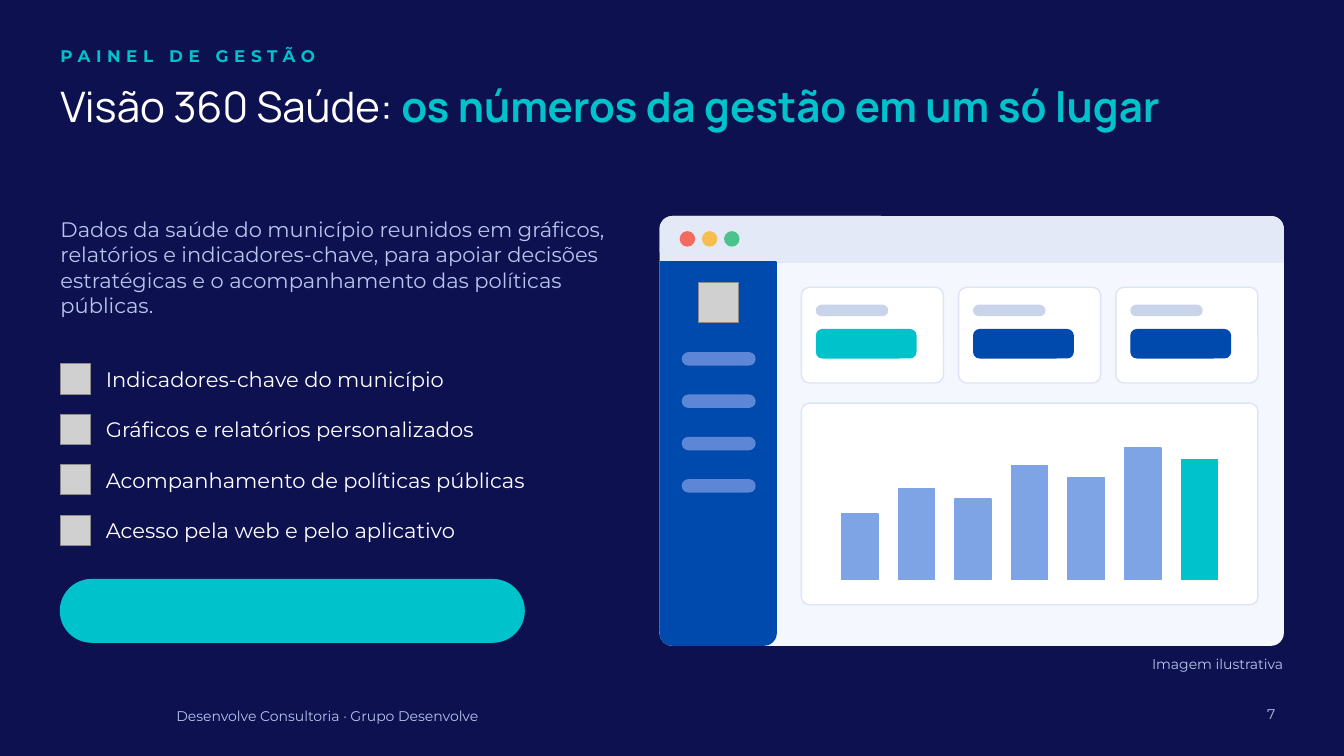
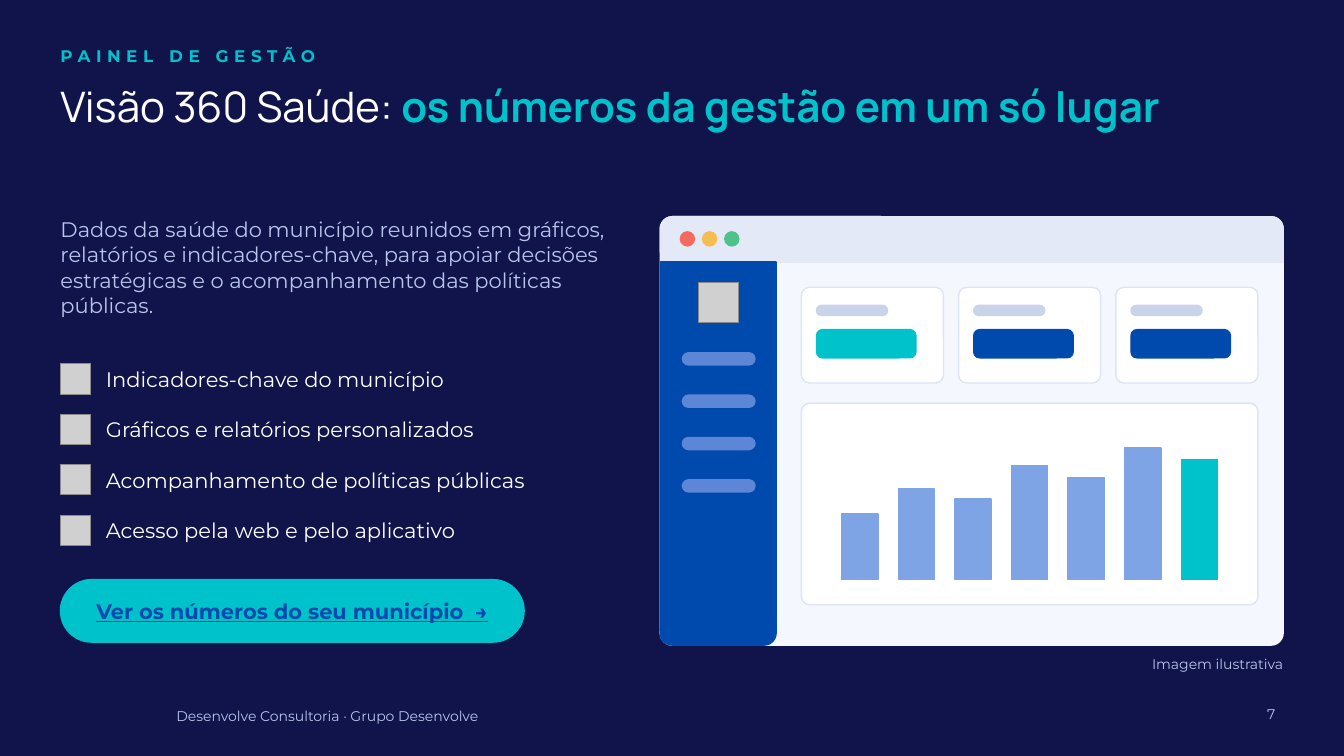
Before and after one commit to murilosantos100-hue/grupodesenvolve, a slide deck: slide 7 of apresentacoes/comercial-consultoria/Apresentacao Comercial - Desenvolve Consultoria.pptx. Drawn at 1344x756 pixels with LibreOffice and Linux fonts; fonts in the diff are those of the drawing; grey boxes stand for pictures; background and template pictures are left out; a plain dark background stands for a picture behind light text. Boxes give left, top, right and bottom in pixels: in the first picture for what was removed or moved away, otherwise in the second. Text is boxed around its words. In the diff, an @@ line names an element or a change of style, - is before the commit and + after.

```diff
--- a/apresentacoes/comercial-consultoria/Apresentacao Comercial - Desenvolve Consultoria.pptx
+++ b/apresentacoes/comercial-consultoria/Apresentacao Comercial - Desenvolve Consultoria.pptx
@@ background #0D1150 to picture (left out) @@
@@ rectangle added at bbox=[0, 0, 1344, 756], fill #0D1150 at 88% opacity @@
@@ text "Ver os números do seu ..." at bbox=[96, 602, 463, 623]: text colour #00C2CB to #004AAD @@
```
Also in this commit, not shown: 7 other slides changed, 1 other file.
